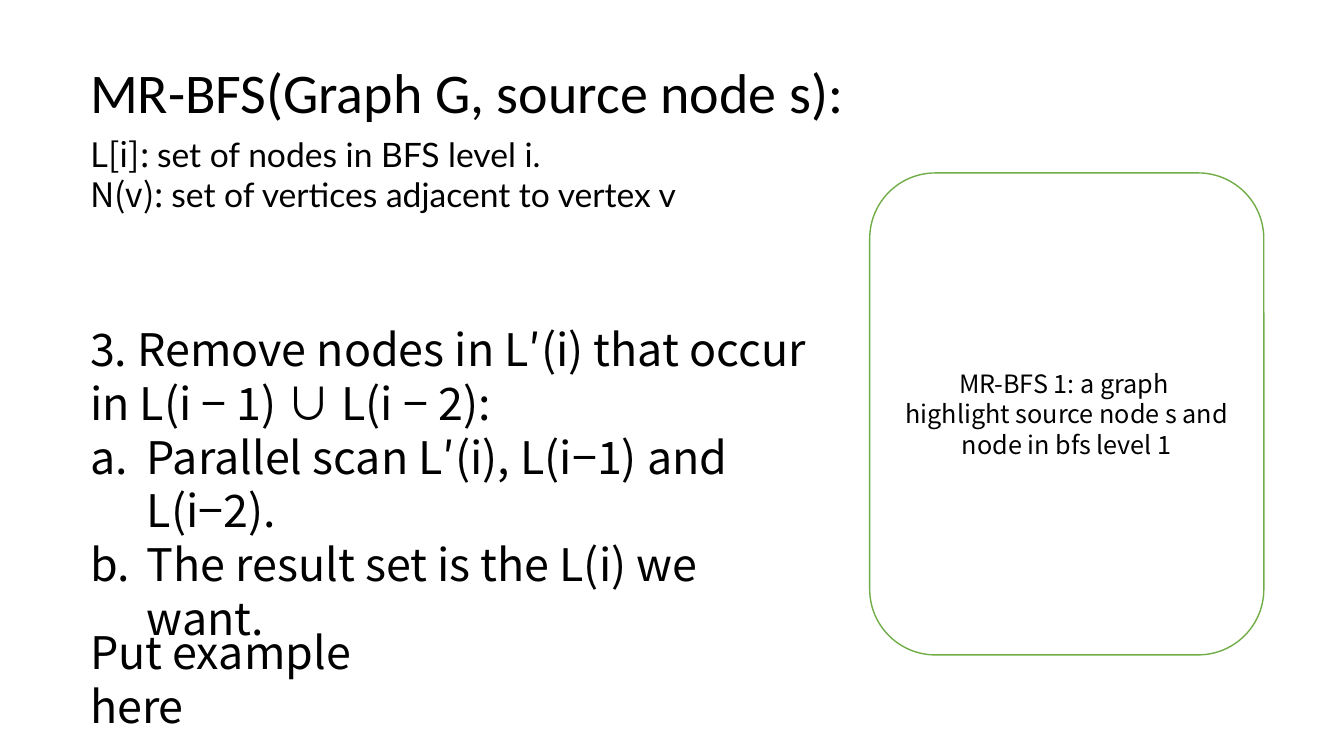
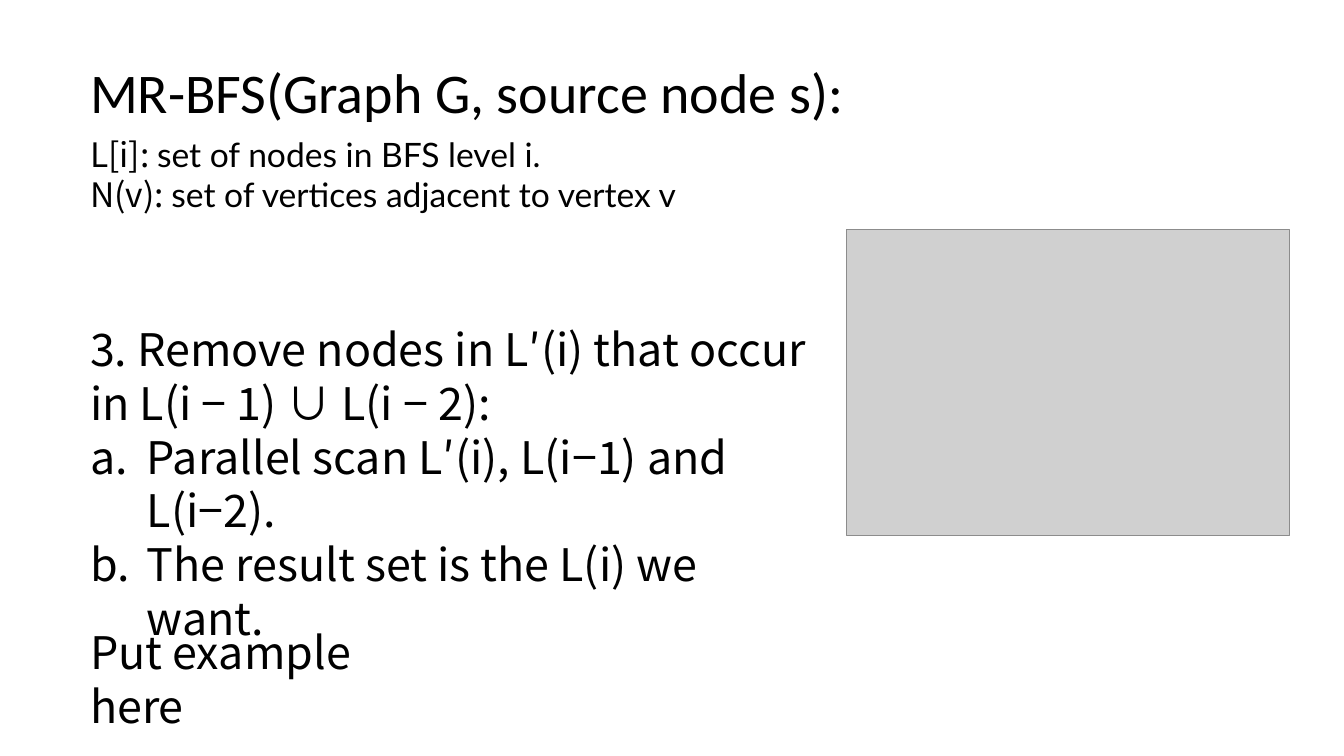
Before and after one commit to KSDeng/CS5234_miniproject, a slide deck: slide 14 of slide.pptx (slide 6 before the commit). Drawn at 1344x756 pixels with LibreOffice and Linux fonts; fonts in the diff are those of the drawing; grey boxes stand for pictures. Boxes give left, top, right and bottom in pixels: in the first picture for what was removed or moved away, otherwise in the second. Text is boxed around its words. In the diff, an @@ line names an element or a change of style, - is before the commit and + after.

```diff
--- a/slide.pptx
+++ b/slide.pptx
@@ rounded rectangle removed at bbox=[870, 173, 1264, 655] @@
-MR-BFS 1: a graph
-highlight source node s and node in bfs level 1
@@ picture added at bbox=[847, 230, 1291, 535] @@
```
Also in this commit, not shown: 10 other slides changed, 13 slides added, 4 slides removed, 1 other file.
